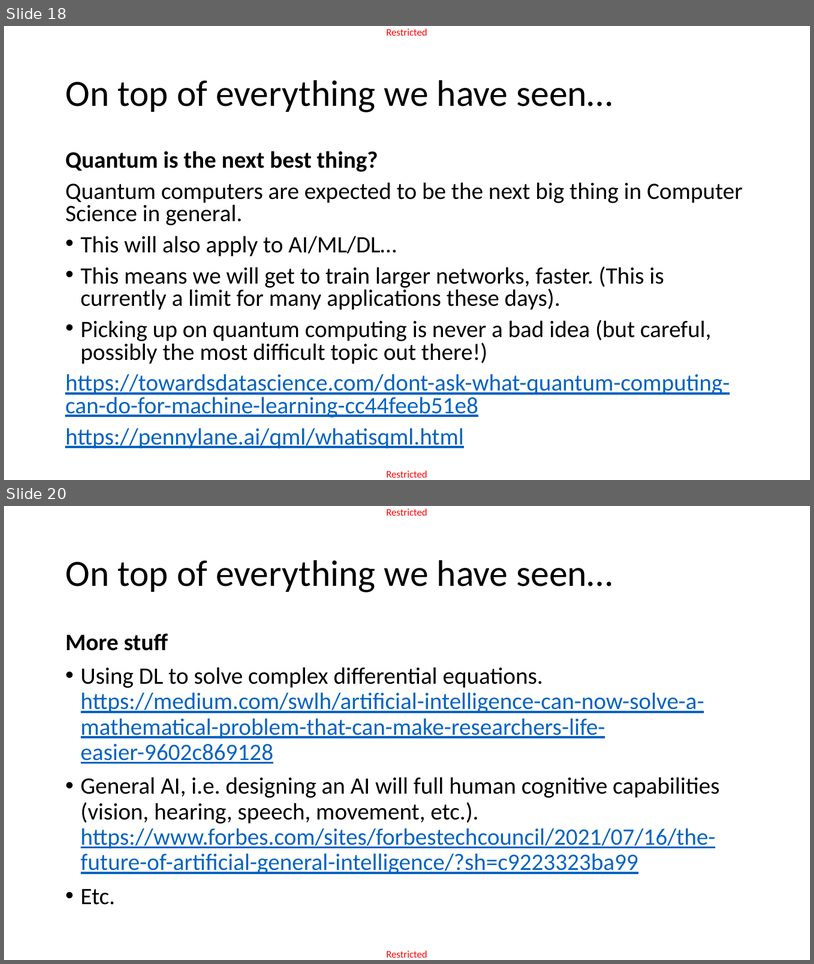
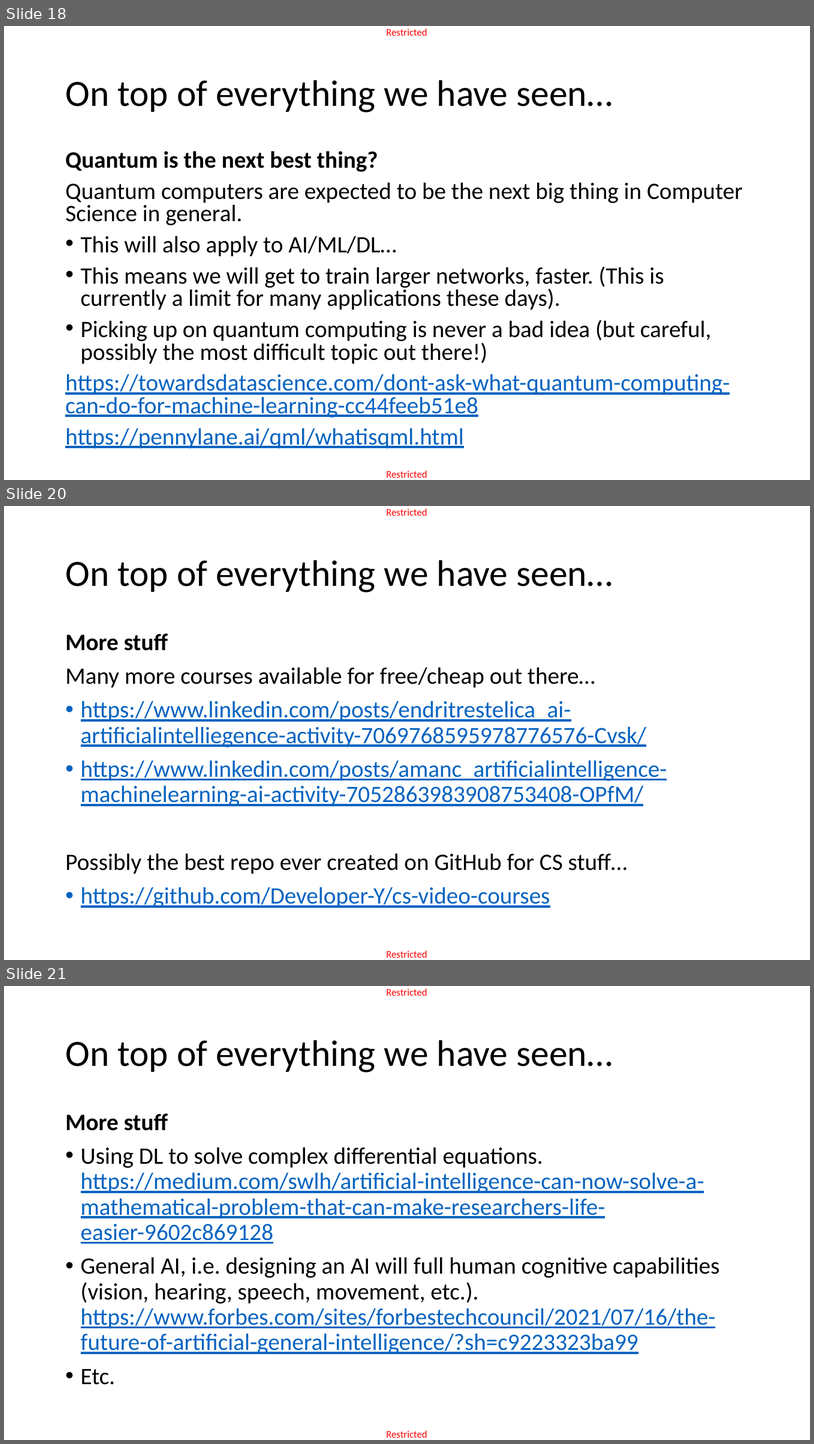
Before and after one commit to matthieudemari/SUTD_DL_50_039, a slide deck: W12/3. W12S3 final/W12S3.pptx. Shown one above the other, each under a label of ours: slides 18 and 20 before the commit, slides 18, 20 and 21 after it; the slides between them are not shown. The pictures are 814x964 and 814x1444 pixels, drawn with LibreOffice and Linux fonts; fonts in the diff are those of the drawing. Boxes give left, top, right and bottom in pixels: in the first picture for what was removed or moved away, otherwise in the second. Text is boxed around its words. In the diff, an @@ line names an element or a change of style, - is before the commit and + after.

```diff
--- a/W12/3. W12S3 final/W12S3.pptx
+++ b/W12/3. W12S3 final/W12S3.pptx
@@ slide 20 added at [4,506,810,960], background #FFFFFF; not listed: 2 template elements that a slide beside it also shows @@
@@ title added at [65,560,612,592], 44 pt, text #000000 @@
+On top of everything we have seen…
@@ text added at [65,633,668,907], 28 pt, text #0563C1, underline @@
+More stuff
+Many more courses available for free/cheap out there…
+• https://www.linkedin.com/posts/endritrestelica_ai-artificialintelliegence-activity-7069768595978776576-Cvsk/
+• https://www.linkedin.com/posts/amanc_artificialintelligence-machinelearning-ai-activity-7052863983908753408-OPfM/
+Possibly the best repo ever created on GitHub for CS stuff…
+• https://github.com/Developer-Y/cs-video-courses
@@ what was slide 20 is now slide 21 @@
```
Also in this commit, not shown: 13 slides changed, 2 other slides added, 6 other files.
